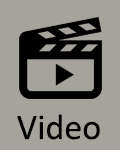
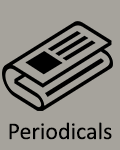
Layers edited between the first and the second 120x150 image:
added layer "icon_18205" above "Layer 2" over [2, 21, 113, 111]
hid "Layer 2" over [19, 17, 102, 99]
renamed "Video" to "Periodicals", painted on it over [9, 114, 112, 140]
